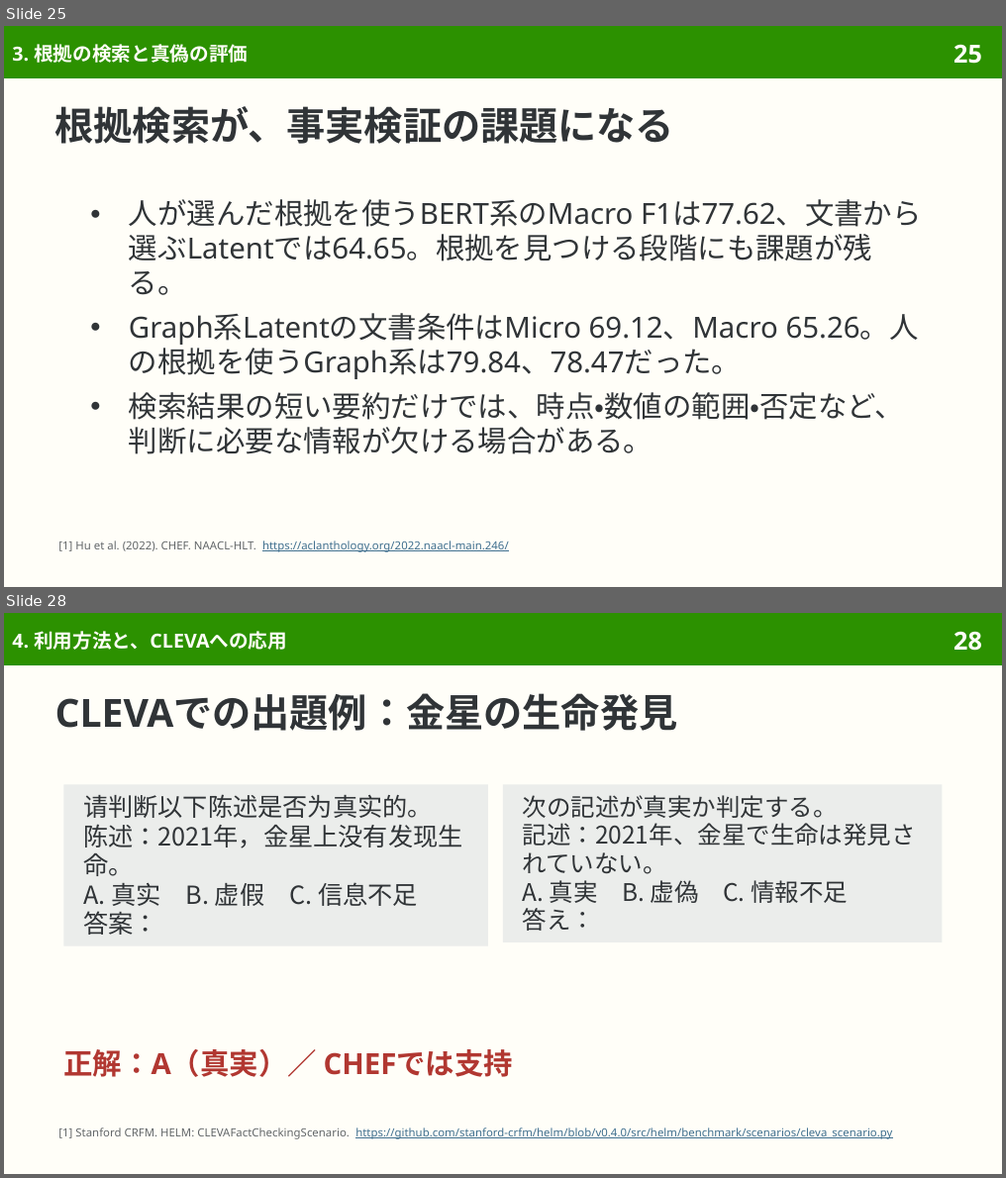
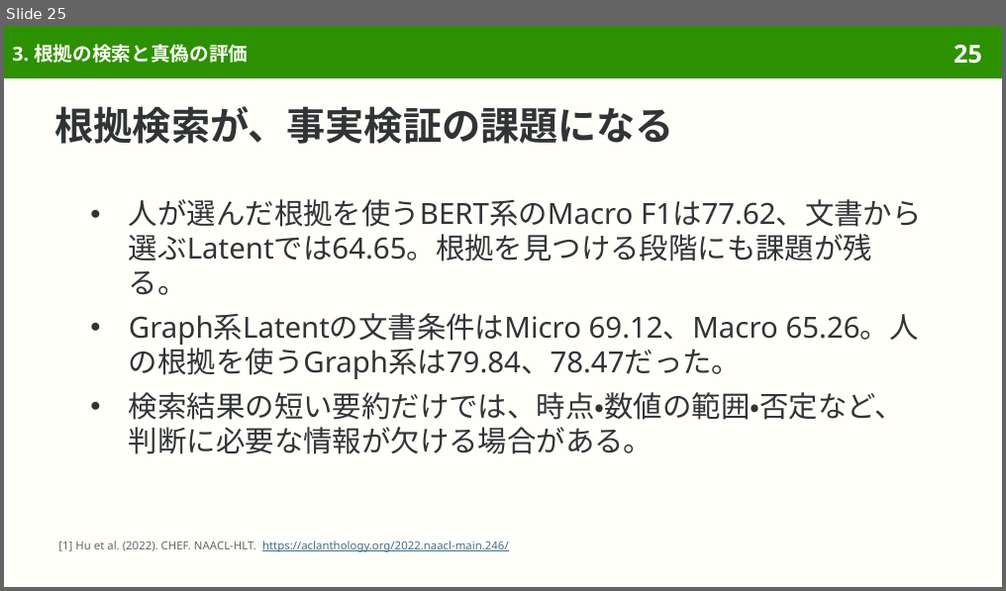
Before and after one commit to sasakiy84/datasets-in-10-minutes, a slide deck: slides/datasets-in-10-minutes-chef.pptx. Shown one above the other, each under a label of ours: slides 25 and 28 before the commit, slide 25 after it; the slides between them are not shown. The pictures are 1006x1178 and 1006x591 pixels, drawn with LibreOffice and Linux fonts; fonts in the diff are those of the drawing. Boxes give left, top, right and bottom in pixels: in the first picture for what was removed or moved away, otherwise in the second. Text is boxed around its words. In the diff, an @@ line names an element or a change of style, - is before the commit and + after.

Commit message:
Center CHEF on evidence-based checking and clarify currency units

```diff
--- a/slides/datasets-in-10-minutes-chef.pptx
+++ b/slides/datasets-in-10-minutes-chef.pptx
@@ slide 28 removed at bbox=[4, 613, 1002, 1174], background #FFFEF8; not listed: 2 template elements that a slide beside it also shows @@
@@ title removed at bbox=[12, 631, 287, 650] @@
-4. 利用方法と、CLEVAへの応用
@@ title removed at bbox=[55, 693, 678, 731] @@
-CLEVAでの出題例：金星の生命発見
@@ rectangle removed at bbox=[63, 784, 488, 947] @@
-请判断以下陈述是否为真实的。
-陈述：2021年，金星上没有发现生命。
-A. 真实 B. 虚假 C. 信息不足
-答案：
@@ rectangle removed at bbox=[503, 784, 943, 943] @@
-次の記述が真実か判定する。
-記述：2021年、金星で生命は発見されていない。
-A. 真実 B. 虚偽 C. 情報不足
-答え：
@@ text removed at bbox=[63, 1050, 513, 1077] @@
-正解：A（真実）／ CHEFでは支持
@@ text removed at bbox=[58, 1128, 892, 1140] @@
-[1] Stanford CRFM. HELM: CLEVAFactCheckingScenario. https://github.com/stanford-crfm/helm/blob/v0.4.0/src/helm/benchmark/scenarios/cleva_scenario.py
```
Also in this commit, not shown: 7 slides changed, 2 other slides removed, 53 other files.
